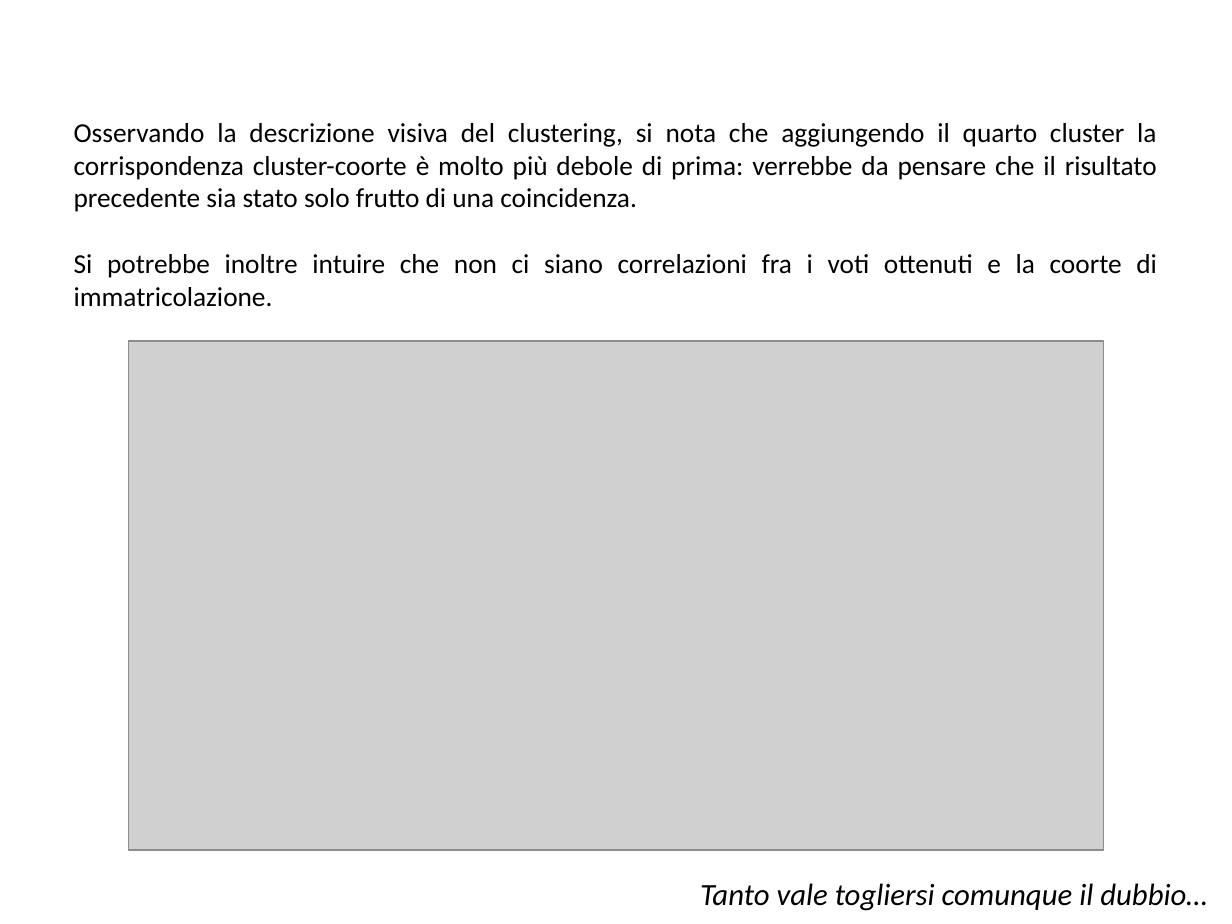
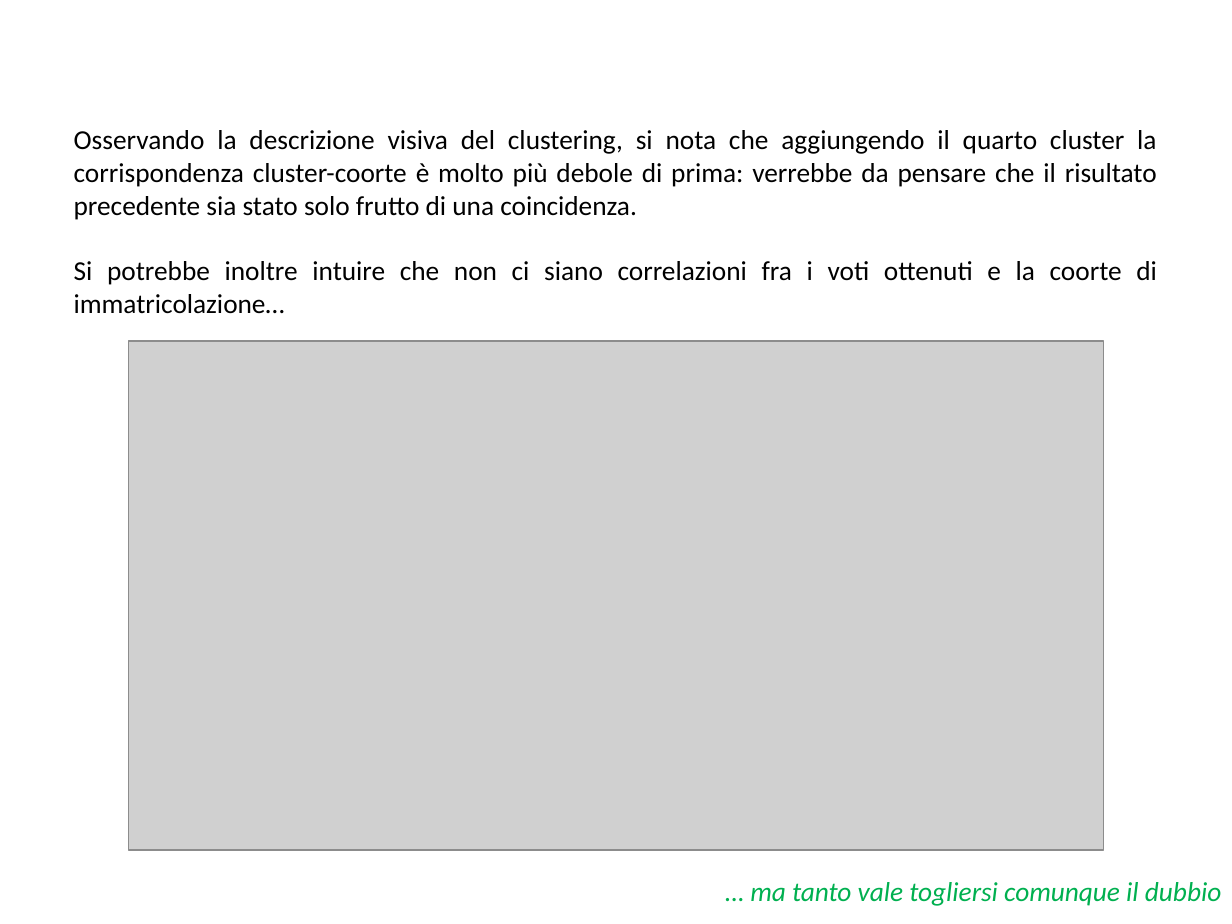
Before and after one commit to BlacknDecker/unifi, a slide deck: slide 63 of relazione.pptx. Drawn at 1232x924 pixels with LibreOffice and Linux fonts; fonts in the diff are those of the drawing; grey boxes stand for pictures; background and template pictures are left out. Boxes give left, top, right and bottom in pixels: in the first picture for what was removed or moved away, otherwise in the second. Text is boxed around its words. In the diff, an @@ line names an element or a change of style, - is before the commit and + after.

```diff
--- a/relazione.pptx
+++ b/relazione.pptx
@@ text "Osservando la descrizione visiva del ...": place and size @@
-text "Osservando la descrizione visiva del ..." at bbox=[74, 123, 1157, 307]
+text "Osservando la descrizione visiva del ..." at bbox=[74, 130, 1157, 314]
@@ text at bbox=[74, 261, 1157, 314]: text changed @@
-Si potrebbe inoltre intuire che non ci siano correlazioni fra i voti ottenuti e la coorte di immatricolazione.
+Si potrebbe inoltre intuire che non ci siano correlazioni fra i voti ottenuti e la coorte di immatricolazione…
@@ text at bbox=[750, 882, 1221, 906]: text changed; size 18 to 16 pt; text colour #000000 to #00B050 @@
-Tanto vale togliersi comunque il dubbio…
+… ma tanto vale togliersi comunque il dubbio
```
Also in this commit, not shown: 1 other slide changed, 4 slides added, 7 other files.
